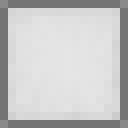
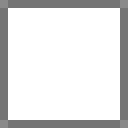
The second 128px x 128px image is a revision of the first. Changes to its layers:
removed layer "Pasted Layer" over [8, 8, 120, 120]
painted on "Background" over [8, 8, 120, 120]
